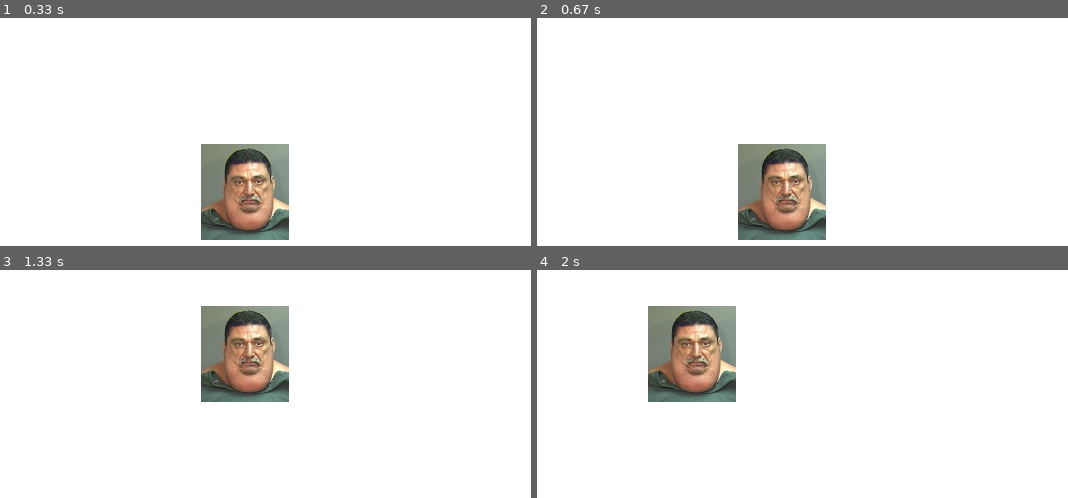
Above: before the commit, frames 1-4 (two rows, left to right).
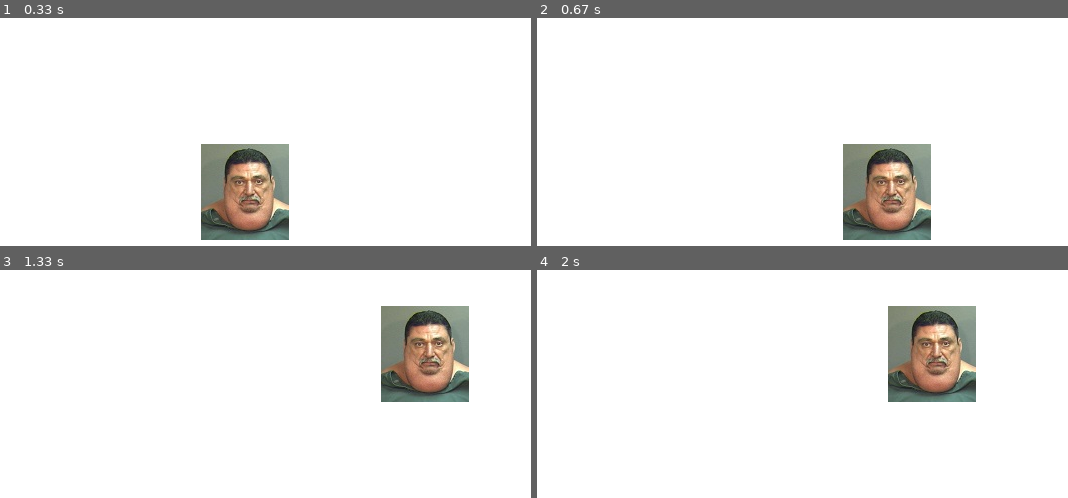
Above: after the commit, the same moments.

Repository: Ajay-Mohanraj/Evader
Game: pygame game, started from testing123.py
Two runs of this game, one before a commit and one after it. Both use one fixed random seed, a clock stepped at 60 frames per second and the inputs below.
Inputs:
- Up to frame 1 (0.33 s): no input
- Up to frame 2 (0.67 s): hold Right from 0.33 s (still down)
- Up to frame 3 (1.33 s): release Right at 0.8 s; hold Up 0.83-1.13 s; hold Right from 1.17 s (still down)
- Up to frame 4 (2 s): release Right at 1.63 s; hold Left from 1.67 s (still down)

Frame 1 is identical in both runs. In frame 2, 14% of the frame differs, in the area x 37-75%, y 55-98%; in frame 3, 14%; in frame 4, 14%.

Commit message:
Merge remote-tracking branch 'origin/master'
# Conflicts:
#	EggRoulette.py

Diff:
--- a/testing123.py
+++ b/testing123.py
@@ -32,7 +32,7 @@
 
                 self.x -= self.vel
 
-            if keys[pygame.K_RIGHT] and self.x < 100 - self.w - self.vel:
+            if keys[pygame.K_RIGHT] and self.x < 500 - self.w - self.vel:
                 self.x += self.vel
 
             if keys[pygame.K_UP] and self.y > self.vel:
